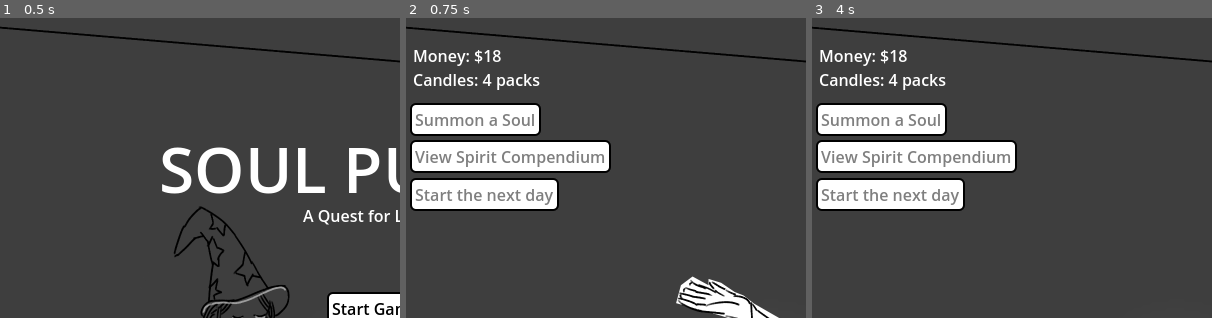
Above: before the commit, frames 1-3 (left to right).
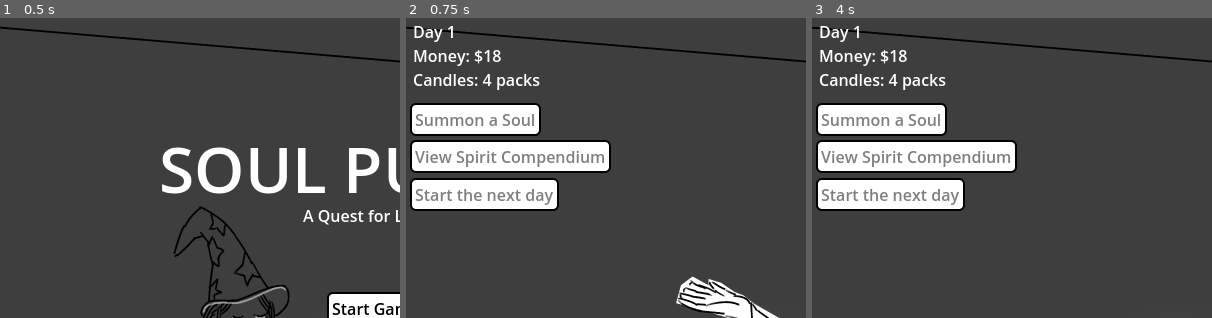
Above: after the commit, the same moments.

Repository: m4ym4y/ld55-soul-purpose
Game: Godot game, scene res://main.tscn
The game is run twice, just before and just after one commit, with the same random seed, the same clock (stepped at 60 frames per second) and the same inputs.
Inputs (mouse positions are % of the whole screen's width and height, from its top left):
- Up to frame 1 (0.5 s): no input
- Up to frame 2 (0.75 s): click "Start Game" at 0.5 s
- Up to frame 3 (4 s): tap Enter at 1.25, 2.75 s; move the mouse to (72, 45) at 1.27 s; click (72, 45) at 1.42 s; tap Space at 2, 3.5 s; move the mouse to (30, 55) at 2.02 s; click (30, 55) at 2.17 s; move the mouse to (60, 28) at 2.77 s; click (60, 28) at 2.92 s; move the mouse to (45, 70) at 3.52 s; click (45, 70) at 3.67 s
The pictures show only the part of the screen within x 2-52%, y 1-51%; the shares and areas given below are measured in that part.

Frame 1 is identical in both runs. In frame 2, 0.2% of the frame differs, in the area x 2-12%, y 2-8%; in frame 3, 0.2%.

Commit message:
add the charlotte ending

Diff:
--- a/candle_store_scene.gd
+++ b/candle_store_scene.gd
@@ -117,7 +117,10 @@
 			"img": "infernus",
 		},
 		{
-			"text": "It feels strange to be moving on. But it feels right, also. I have a good feeling about Candice. Maybe things are starting to look up for Infernus Blackwood.",
+			"text": "It feels so strange to be moving on. But when Candice asked me out, I couldn't help but feel my heart jump, in a way that it hasn't done in some time. My visits to the candle store-- these are really my only happy memories since Charlotte's death. I think-- I think she would rather I live my life, than spend it miserable for her sake. I hope wherever she is, she can understand.",
+		},
+		{
+			"text": ".............................................",
 		},
 		{
 			"text": "[b]With that, it's time for the game to end. Thank you for playing Soul Purpose![/b]",
--- a/dialogue_box.tscn
+++ b/dialogue_box.tscn
@@ -1,10 +1,11 @@
-[gd_scene load_steps=8 format=3 uid="uid://b1yofrb2qrxbe"]
+[gd_scene load_steps=9 format=3 uid="uid://b1yofrb2qrxbe"]
 
 [ext_resource type="Script" path="res://dialogue_box.gd" id="1_7xrqf"]
 [ext_resource type="PackedScene" uid="uid://y70702kwpevi" path="res://textbox.tscn" id="2_n553s"]
 [ext_resource type="Texture2D" uid="uid://irhmnvt32w03" path="res://assets/candle-store-girl.png" id="2_vfsgk"]
 [ext_resource type="Texture2D" uid="uid://cgtq4whg361n3" path="res://assets/candice_blush.png" id="3_3hhy5"]
 [ext_resource type="Texture2D" uid="uid://dle4rjeybfa5q" path="res://assets/infernus-portrait.png" id="3_djydu"]
+[ext_resource type="Texture2D" uid="uid://cgp6ktsepwvt5" path="res://assets/charlotte-dialogue.png" id="4_mmllb"]
 [ext_resource type="Texture2D" uid="uid://bgn0kclijk7jy" path="res://assets/infernus-sad.png" id="5_w634c"]
 
 [sub_resource type="SpriteFrames" id="SpriteFrames_dysft"]
@@ -23,6 +24,14 @@
 }],
 "loop": true,
 "name": &"candice_blush",
+"speed": 5.0
+}, {
+"frames": [{
+"duration": 1.0,
+"texture": ExtResource("4_mmllb")
+}],
+"loop": true,
+"name": &"charlotte",
 "speed": 5.0
 }, {
 "frames": [{
--- a/room.gd
+++ b/room.gd
@@ -43,6 +43,7 @@
 func _ready():
 	if not state:
 		state = $StateContainer
+	state.days += 1
 	show_balance()
 	$Compendium.init(state)
 	if state.first_time_summoning:
@@ -58,11 +59,88 @@
 	$NextDayButton.disabled = true
 	$ShowCompendium.disabled = true
 
+func hide_controls():
+	$Money.visible = false
+	$Candles.visible = false
+	$Button.visible = false
+	$NextDayButton.visible = false
+	$ShowCompendium.visible = false
+
+var ending_sequence = false
+func play_ending():
+	hide_controls()
+	$Room.play("empty")
+	$DialogueBox.init([
+		{
+			"text": "Infernus, how long did it take for you to summon me? This room... this is where you live now?",
+			"img": "charlotte",
+		},
+		{
+			"text": "Far too long my love, but it matters not. You're with me now. All of the long days, the longer nights, they're over. It's all finally over.",
+			"img": "infernus_sad",
+		},
+		{
+			"text": ".... I'm sorry my love, but you know that I cannot stay. I'm only a spirit now-- I have no body. Once your spell ends, I'll return to the underworld.",
+			"img": "charlotte",
+		},
+		{
+			"text": "...But my dear, if it's a body you need, I can find one! [shake]Please, just stay![/shake] I know a man, he runs a store that trades in bodys and the like. It would be possible! [shake]Just stay![/shake] My love, I cannot stand this life without you!",
+			"img": "infernus_sad",
+		},
+		{
+			"text": "Oh my dear, sweet Infernus. I know you're suffering, but I am not. The underworld-- it's quiet, and it's peaceful, and if I close my eyes and focus then I can smell the sweet scent of candles. Please Infernus, I'm fine. And I'll be waiting here for you, ready to embrace you the moment you're at my side. But please, don't rush. I want to hear about all the joys you've experienced when you're reunited. All the people you've met, and the loves you've had.",
+			"img": "charlotte",
+		},
+		{
+			"text": "[shake]** uncontrollable sobbing **[/shake]",
+			"img": "infernus_sad",
+		},
+		{
+			"text": "Do you promise? We'll see one another again.",
+			"img": "infernus_sad",
+		},
+		{
+			"text": "I promise.",
+			"img": "charlotte",
+		},
+		{
+			"text": "Then, I'll continue. I'll-- I'll go to the candle store and I'll smell the candles for you. I'll go to the amusement park. I'll-- I'll read all of Agrippa's memoirs! I stopped reading them, that day when you died. But-- but they're long, and when we're together I'll need lots of long stories to tell you.  Because-- we'll finally have all the time in the world.",
+			"img": "infernus",
+		},
+		{
+			"text": "[wave]** laughter **[/wave] I can't wait to hear about it all. Goodbye Infernus. I love you.",
+			"img": "charlotte",
+		},
+		{
+			"text": "Goodbye Charlotte, I love you too",
+			"img": "infernus_sad",
+		},
+		{
+			"text": ".............................................",
+		},
+		{
+			"text": "What is there left to do... I suppose I need to take it one day at a time. Perhaps if I cut back on candles, I can afford to work someplace other than ComplainUServ. Or perhaps... I wonder if the candle store is hiring. I'll speak to the candle store girl next time I see her.,,",
+			"img": "infernus",
+		},
+		{
+			"text": ".............................................",
+		},
+		{
+			"text": "[b]With that, it's time for the game to end. Thank you for playing Soul Purpose![/b]",
+		},
+		{
+			"text": "[b]The game will now return to the main menu.[/b]",
+		},
+	])
+
 func enable_controls():
 	if state.candles >= 1:
 		$Button.disabled = false
 	$NextDayButton.disabled = false
 	$ShowCompendium.disabled = false
+	$ShowCompendium.visible = true
+	$NextDayButton.visible = true
+	$Button.visible = true
 
 func _on_show_compendium_pressed():
 	disable_controls()
@@ -86,6 +164,7 @@
 func show_balance():
 	$Money.text = "Money: $%d" % state.money
 	$Candles.text = "Candles: %d packs" % state.candles
+	$Day.text = "Day %d" % state.days
 
 func start_summoning():
 	disable_controls()
@@ -101,6 +180,15 @@
 
 func finish_summoning():
 	pull_result = pull_weighted(state.pull_weights)
+
+	if state.days < 2 and pull_result == "charlotte":
+		# world's most unused while-loop
+		while pull_result == "charlotte":
+			pull_result = pull_weighted(state.pull_weights)
+	# pity?
+	if state.days >= 10 && randi() % 3 == 0:
+		pull_result = "charlotte"
+
 	state.pull_table[pull_result].pulled += 1
 
 	$Whoosh.play()
@@ -116,7 +204,9 @@
 	])
 
 func _on_dialogue_box_finished():
-	print("DIALOGUE BOX FINISHED")
+	if ending_sequence:
+		get_tree().reload_current_scene()
+		return
 	if summoning:
 		return
 	if ending_day:
@@ -124,6 +214,10 @@
 		return
 	$Room.play("default")
 	$SummonResult.play("default")
+	if pull_result == "charlotte":
+		ending_sequence = true
+		play_ending()
+		return
 	$DialogueBox.visible = false
 	$Fade.visible = false
 	reset_button()
--- a/room.tscn
+++ b/room.tscn
@@ -24,6 +24,8 @@
 [ext_resource type="PackedScene" uid="uid://b1yofrb2qrxbe" path="res://dialogue_box.tscn" id="12_40mwk"]
 [ext_resource type="PackedScene" uid="uid://1b7a0ydchq46" path="res://compendium.tscn" id="13_tygmm"]
 [ext_resource type="Theme" uid="uid://b1403fceh41l5" path="res://control_theme.tres" id="14_afhcp"]
+[ext_resource type="Texture2D" uid="uid://dubrma0y3aeo0" path="res://assets/charlotte0.png" id="15_pyvnm"]
+[ext_resource type="Texture2D" uid="uid://c13gw7xg60kbx" path="res://assets/charlotte.png" id="16_ikxmv"]
 [ext_resource type="Texture2D" uid="uid://xla878iru0ea" path="res://assets/eanasir_1.png" id="17_ncays"]
 [ext_resource type="Texture2D" uid="uid://dw1d8wr02vgtu" path="res://assets/eanasir.png" id="18_kc5sq"]
 [ext_resource type="Texture2D" uid="uid://c38v07grxnygg" path="res://assets/jimothy1.png" id="19_4no4h"]
@@ -156,6 +158,17 @@
 animations = [{
 "frames": [{
 "duration": 1.0,
+"texture": ExtResource("15_pyvnm")
+}, {
+"duration": 1.0,
+"texture": ExtResource("16_ikxmv")
+}],
+"loop": false,
+"name": &"charlotte",
+"speed": 0.5
+}, {
+"frames": [{
+"duration": 1.0,
 "texture": ExtResource("4_0oa7i")
 }, {
 "duration": 1.0,
@@ -264,6 +277,14 @@
 focus_mode = 0
 theme = ExtResource("14_afhcp")
 text = "Start the next day"
+
+[node name="Day" type="Label" parent="."]
+offset_left = 24.0
+offset_top = 8.0
+offset_right = 155.0
+offset_bottom = 31.0
+theme = ExtResource("14_afhcp")
+text = "<PLACEHOLDER>"
 
 [node name="Money" type="Label" parent="."]
 offset_left = 24.0
--- a/state_container.gd
+++ b/state_container.gd
@@ -4,7 +4,7 @@
 var money = 18
 var first_time_summoning = true
 var first_time_working = true
-var day = 0
+var days = 0
 var candle_store_visits = 0
 var customer_call_idx = 0
 
@@ -69,6 +69,14 @@
 			["Uh oh, I guess the tie between my soul and my body is getting pretty threadbare... I better do some spiritual healing magic... just as soon as I pull some more souls...", 50],
 			["Oh hey, what? This is my room! Oh, oops. Guess I better get back into my body. God, I really need some sleep...", 50],
 			["Oh hey another one of me? I guess we could have some fun, if only I weren't incorporeal...", 5],
+		]
+	},
+
+	"charlotte": {
+		"pulled": 0,
+		"name": "[b]Charlotte[b]",
+		"dialogue": [
+			["Infernus! Infernus, my love! Why are you crying?", 100],
 		]
 	},
 }
@@ -81,6 +89,7 @@
 		["jimothy", 10],
 		["infernus", 5],
 		["eanasir", 5],
+		["charlotte", 1],
 ]
 
 var customer_delight_data = [
Binary file added: assets/charlotte-dialogue.png
Not shown, added: assets/charlotte-dialogue.png.import
Binary file added: assets/charlotte.png
Not shown, added: assets/charlotte.png.import
Binary file added: assets/charlotte0.png
Not shown, added: assets/charlotte0.png.import
Not shown: 1 places in room.tscn that only renumber resources
